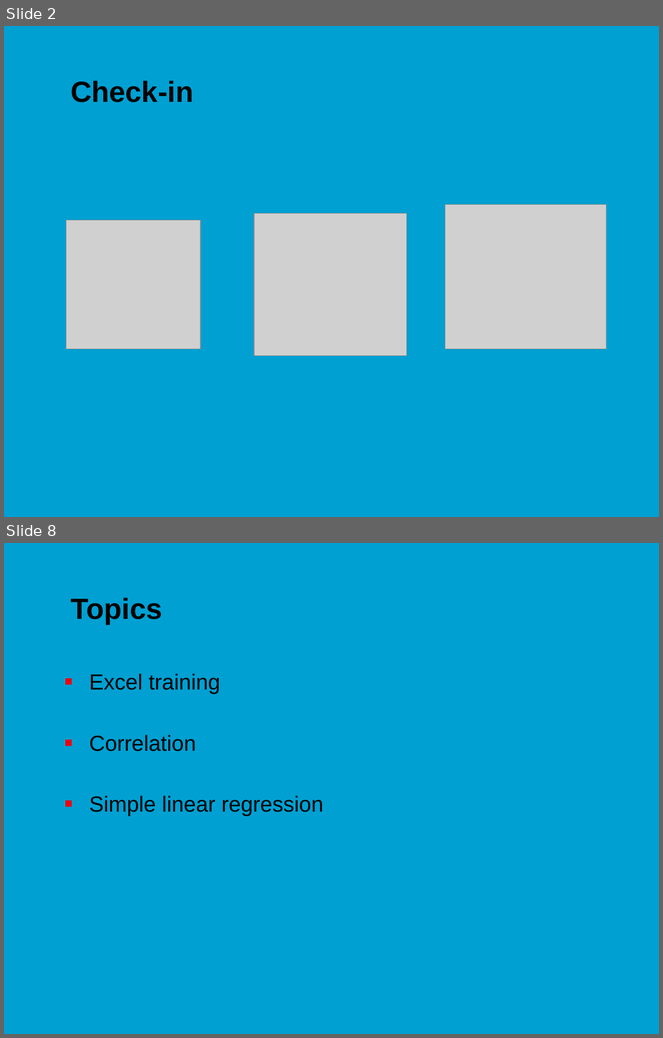
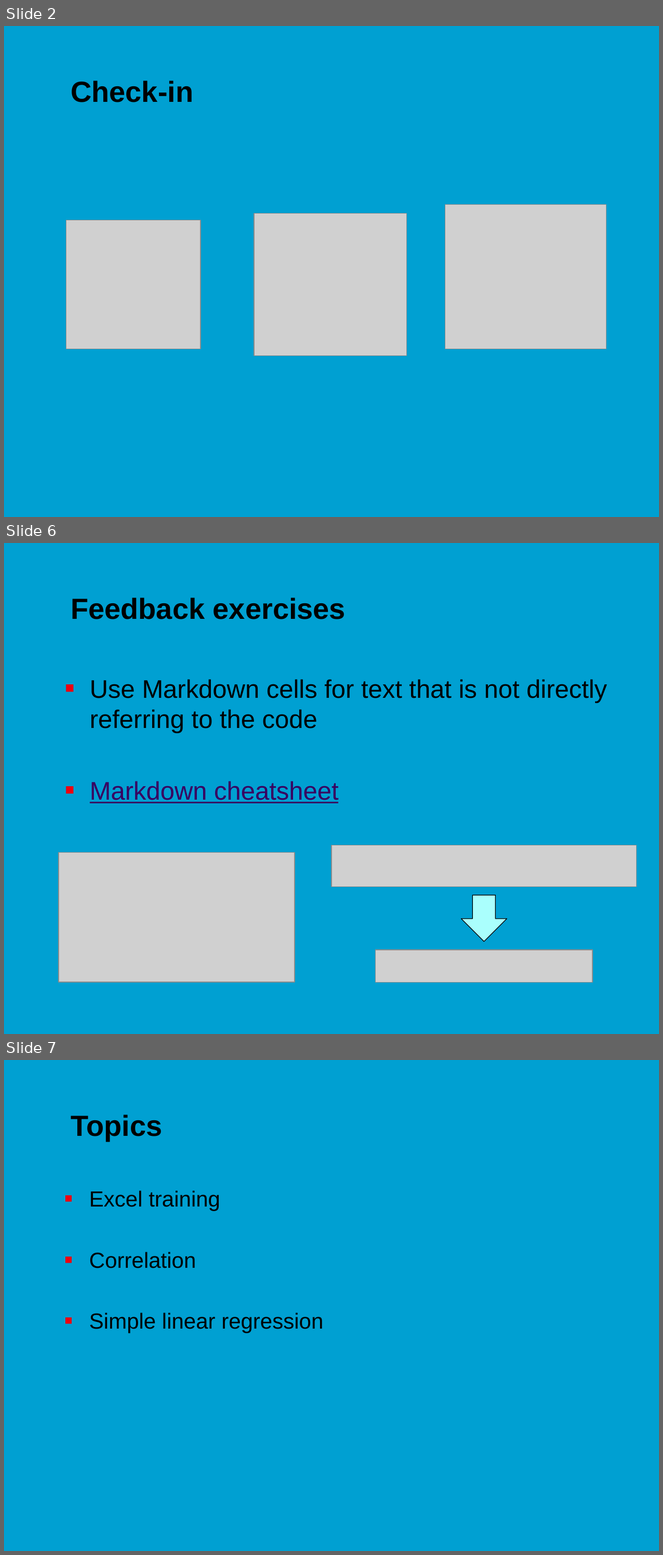
Before and after one commit to jonasmoons/data-driven-learning, a slide deck: slides/ddl-w5l1.pptx. Shown one above the other, each under a label of ours: slides 2 and 8 before the commit, slides 2, 6 and 7 after it; the slides between them are not shown. The pictures are 663x1038 and 663x1555 pixels, drawn with LibreOffice and Linux fonts; fonts in the diff are those of the drawing; grey boxes stand for pictures; background and template pictures are left out. Boxes give left, top, right and bottom in pixels: in the first picture for what was removed or moved away, otherwise in the second. Text is boxed around its words. In the diff, an @@ line names an element or a change of style, - is before the commit and + after.

```diff
--- a/slides/ddl-w5l1.pptx
+++ b/slides/ddl-w5l1.pptx
@@ slide 6 added at <box>4,543,659,1034</box>, background picture (left out) @@
@@ title added at <box>71,598,346,619</box>, 32 pt, text #000000, bold @@
+Feedback exercises
@@ text added at <box>90,679,607,804</box>, 28 pt, text #000000 @@
+■ Use Markdown cells for text that is not directly referring to the code
+■ Markdown cheatsheet
@@ picture added at <box>59,853,294,982</box> @@
@@ picture added at <box>332,846,637,888</box> @@
@@ down arrow added at <box>461,896,507,942</box>, fill #AAFFFD, outline #000000 0.75 pt @@
@@ picture added at <box>375,950,592,982</box> @@
@@ what was slide 8 is now slide 7 @@
```
Also in this commit, not shown: 8 slides changed, 4 other slides added, 2 slides removed, 4 other files.
